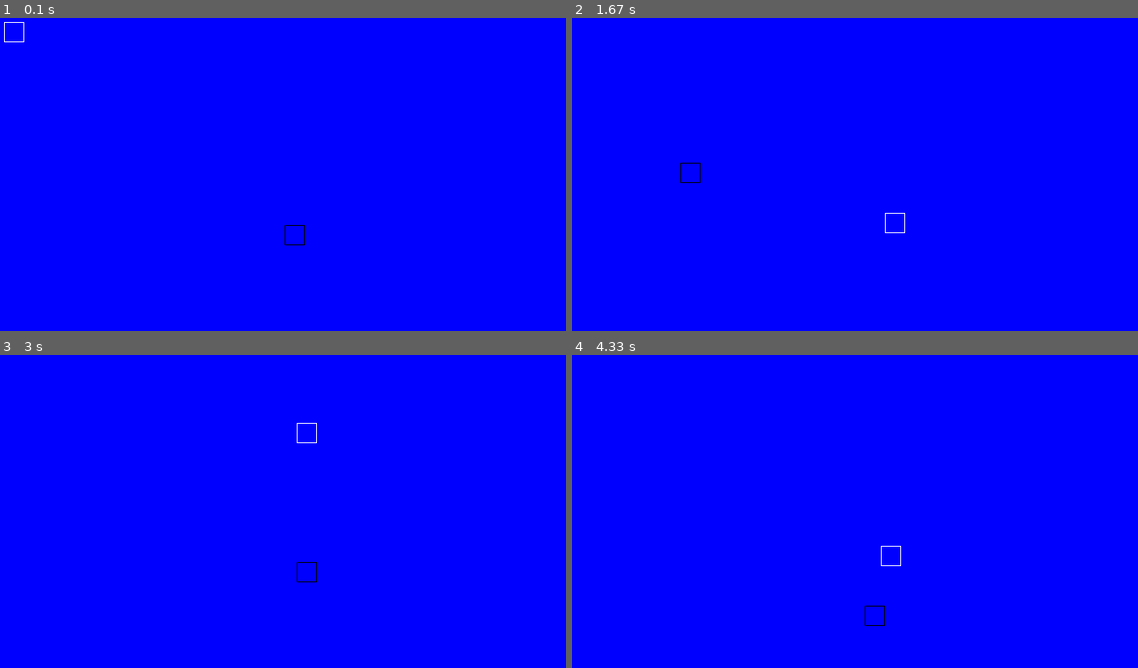
Above: before the commit, frames 1-4 (two rows, left to right).
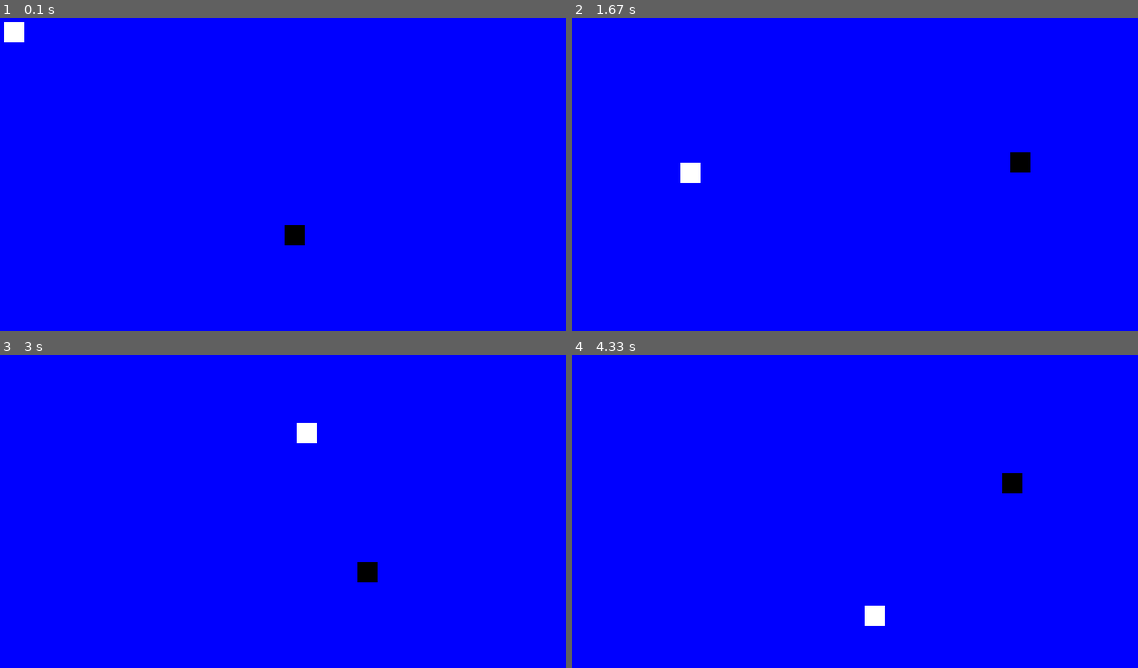
Above: after the commit, the same moments.

Repository: saegl5/myprojects
Game: pygame game, started from Codes/pygame-interaction-combined-separate-track/pygame_interaction_combined_separate_track.py
Two runs of this game, one before a commit and one after it. Both use one fixed random seed, a clock stepped at 60 frames per second and the inputs below.
Inputs (mouse positions are in pixels of both pictures, inside the frame that each line leads up to):
- Up to frame 1 (0.1 s): no input
- Up to frame 2 (1.67 s): tap Enter at 0.33 s; hold Right 0.67-1.13 s; move the mouse to (1041, 215) at 0.7 s; hold Up 1.17-1.47 s; move the mouse to (719, 227) at 1.2 s; hold Right from 1.5 s (still down); move the mouse to (679, 161) at 1.53 s
- Up to frame 3 (3 s): release Right at 1.97 s; hold Left 2-2.53 s; move the mouse to (367, 417) at 2.03 s; hold Down 2.57-2.87 s; move the mouse to (350, 599) at 2.6 s; hold Left from 2.9 s (still down); move the mouse to (294, 423) at 2.93 s
- Up to frame 4 (4.33 s): release Left at 3.3 s; hold Up 3.33-3.7 s; move the mouse to (651, 549) at 3.37 s; hold Right from 3.73 s (still down); move the mouse to (866, 605) at 3.77 s

The runs differ from the first frame. In frame 1, 0.4% of the frame differs, in the area x 0-54%, y 1-73%; in frame 2, 0.5%, in the area x 19-81%, y 42-69%; in frame 3, 0.5%; in frame 4, 0.5%.

Commit message:
updating codes

Diff:
--- a/Codes/pygame-interaction-combined-separate-track/pygame_interaction_combined_separate_track.py
+++ b/Codes/pygame-interaction-combined-separate-track/pygame_interaction_combined_separate_track.py
@@ -14,21 +14,23 @@
 # y_offset1 = 0 # redundant
 x_offset2 = 0 # reordered, for keyboard
 y_offset2 = 0
+x_increment = 0
+y_increment = 0
 click_sound = pygame.mixer.Sound("click4.ogg") # "Sound" must be capitalized, example
 
 pygame.display.set_caption("QUESTABOX's Cool Game") # title, example
-pygame.key.set_repeat(100) # 100 millisecond delay between repeats, optional
+# pygame.key.set_repeat(10) # 10 millisecond delay between repeats, optional, do later
 
 # --- Functions
 # def draw_rect(COLOR, x, y, W, H, width):
 #     pygame.draw.rect(screen, COLOR, (x, y, W, H), width)
 def draw_rect_mouse_trackpad(COLOR, x, y, W, H): # note "COLOR"
     # Draw a rectangle
-    pygame.draw.rect(screen, COLOR, (x, y, W, H), width=1)
+    pygame.draw.rect(screen, COLOR, (x, y, W, H), width=0)
 
 def draw_rect_keyboard(COLOR, x, y, W, H):
     # Draw a rectangle
-    pygame.draw.rect(screen, COLOR, (x, y, W, H), width=1)
+    pygame.draw.rect(screen, COLOR, (x, y, W, H), width=0)
 # -------------
 
 while True: # keeps display open
@@ -40,20 +42,27 @@
             # --- Mouse/keyboard events
             if action.type == pygame.MOUSEBUTTONDOWN:
                 click_sound.play()
+                # no issue with unintentional repeated mouse/trackpad clicks
             elif action.type == pygame.KEYDOWN: # "elif" means else if
                 if action.key == pygame.K_RIGHT: # note "action.key"
-                    x_offset2 += 5 # "5" is optional
+                    pygame.key.set_repeat(10) # do here
+                    x_increment = 5 # "5" is optional
                 elif action.key == pygame.K_LEFT:
-                    x_offset2 -= 5
+                    pygame.key.set_repeat(10)
+                    x_increment = -5
                 elif action.key == pygame.K_DOWN:
-                    y_offset2 += 5  # note "y_offset2," and recall that y increases going downward
+                    pygame.key.set_repeat(10)
+                    y_increment = 5 # note "y_increment," and recall that y increases going downward
                 elif action.key == pygame.K_UP:
-                    y_offset2 -= 5
+                    pygame.key.set_repeat(10)
+                    y_increment = -5
                 elif action.key == pygame.K_RETURN:
+                    # don't repeat, either
                     click_sound.play()
             elif action.type == pygame.KEYUP:
-                x_offset2 += 0
-                y_offset2 += 0
+                pygame.key.set_repeat() # don't repeat
+                x_increment = 0
+                y_increment = 0
             # -------------------------
     # --- Game logic
     pos = pygame.mouse.get_pos() # position of mouse/trackpad, returns tuple (x, y), "pos" needs to be defined here because get_pos() must be kept updated
@@ -61,27 +70,29 @@
     x_offset1 = pos[0]-size[0]/2 # move rectangle to align mouse pointer with rectangle's center point
     # y_offset = pos[1]
     y_offset1 = pos[1]-size[1]/2
+    x_offset2 += x_increment
+    y_offset2 += y_increment
     if size[0]/2+x_offset1 < 0:
         x_offset1 = -size[0]/2 # prevent rectangle from passing left edge, solved for x_offset
-    elif size[0]/2+x_offset1+25 > size[0]:
-        x_offset1 = size[0]-size[0]/2-25+0.5 # "0.5" due to anomaly
+    elif size[0]/2+x_offset1 + 25 > size[0]:
+        x_offset1 = size[0]/2 - 25 + 0.5 # simplified, "0.5" due to anomaly
     if size[1]/2+y_offset1 < 0: # note "if"
         y_offset1 = -size[1]/2 # prevent rectangle from passing top edge, solved for y_offset
-    elif size[1]/2+y_offset1+25 > size[1]:
-        y_offset1 = size[1]-size[1]/2-25+0.5
+    elif size[1]/2+y_offset1 + 25 > size[1]:
+        y_offset1 = size[1]/2 - 25 + 0.5 # simplified
     if size[0]/2+x_offset2 < 0:
         x_offset2 = -size[0]/2 # prevent rectangle from passing left edge, solved for x_offset
-    elif size[0]/2+x_offset2+25 > size[0]:
-        x_offset2 = size[0]-size[0]/2-25+0.5 # "0.5" due to anomaly
+    elif size[0]/2+x_offset2 + 25 > size[0]:
+        x_offset2 = size[0]/2 - 25 + 0.5 # simplified, "0.5" due to anomaly
     if size[1]/2+y_offset2 < 0: # note "if"
         y_offset2 = -size[1]/2 # prevent rectangle from passing top edge, solved for y_offset
-    elif size[1]/2+y_offset2+25 > size[1]:
-        y_offset2 = size[1]-size[1]/2-25+0.5
+    elif size[1]/2+y_offset2 + 25 > size[1]:
+        y_offset2 = size[1]/2 - 25 + 0.5 # simplified
     # pygame.mouse.set_pos(size[0]/2+x_offset, size[1]/2+y_offset) # otherwise, mouse/trackpad will be out of sync with keyboard
     # --------------
     screen.fill(BLUE) # clear the display
     # --- Drawing code
-    # pygame.draw.rect(screen, WHITE, (size[0]/2, size[1]/2, 25, 25), width=1)
+    # pygame.draw.rect(screen, WHITE, (size[0]/2, size[1]/2, 25, 25), width=0)
     # draw_rect(size[0]/2, size[1]/2, 25, 25) # call function and input parameters
     # draw_rect(size[0]/2+x_offset, size[1]/2+y_offset, 25, 25) # call function, input parameters, and rely on either mouse/trackpad or keyboard
     if action.type == pygame.KEYDOWN or action.type == pygame.KEYUP:
--- a/Codes/pygame-interaction-combined/pygame_interaction_combined.py
+++ b/Codes/pygame-interaction-combined/pygame_interaction_combined.py
@@ -11,17 +11,19 @@
 clock = pygame.time.Clock() # define "clock"
 x_offset = 0 # reordered
 y_offset = 0
+x_increment = 0
+y_increment = 0
 click_sound = pygame.mixer.Sound("click4.ogg") # "Sound" must be capitalized, example
 
 pygame.display.set_caption("QUESTABOX's Cool Game") # title, example
-pygame.key.set_repeat(100) # 100 millisecond delay between repeats, optional
+# pygame.key.set_repeat(10) # 10 millisecond delay between repeats, optional, do later
 
 # --- Functions
 # def draw_rect(COLOR, x, y, W, H, width):
 #     pygame.draw.rect(screen, COLOR, (x, y, W, H), width)
 def draw_rect(x, y, W, H):
     # Draw a rectangle
-    pygame.draw.rect(screen, WHITE, (x, y, W, H), width=1)
+    pygame.draw.rect(screen, WHITE, (x, y, W, H), width=0)
 # -------------
 
 while True: # keeps display open
@@ -38,36 +40,45 @@
             y_offset = pos[1]-size[1]/2
             if action.type == pygame.MOUSEBUTTONDOWN:
                 click_sound.play()
+                # no issue with unintentional repeated mouse/trackpad clicks
             elif action.type == pygame.KEYDOWN: # "elif" means else if
                 if action.key == pygame.K_RIGHT: # note "action.key"
-                    x_offset += 5 # "5" is optional
+                    pygame.key.set_repeat(10) # do here
+                    x_increment = 5 # "5" is optional
                 elif action.key == pygame.K_LEFT:
-                    x_offset -= 5
+                    pygame.key.set_repeat(10)
+                    x_increment = -5
                 elif action.key == pygame.K_DOWN:
-                    y_offset += 5  # note "y_offset," and recall that y increases going downward
+                    pygame.key.set_repeat(10)
+                    y_increment = 5 # note "y_increment," and recall that y increases going downward
                 elif action.key == pygame.K_UP:
-                    y_offset -= 5
+                    pygame.key.set_repeat(10)
+                    y_increment = -5
                 elif action.key == pygame.K_RETURN:
+                    # don't repeat, either
                     click_sound.play()
             elif action.type == pygame.KEYUP:
-                x_offset += 0
-                y_offset += 0
+                pygame.key.set_repeat() # don't repeat
+                x_increment = 0
+                y_increment = 0
             # -------------------------
     # --- Game logic
     # Mouse logic rerouted above mouse/keyboard events, otherwise keyboard events would be ignored
+    x_offset += x_increment
+    y_offset += y_increment
     if size[0]/2+x_offset < 0:
         x_offset = -size[0]/2 # prevent rectangle from passing left edge, solved for x_offset
-    elif size[0]/2+x_offset+25 > size[0]:
-        x_offset = size[0]-size[0]/2-25+0.5 # "0.5" due to anomaly
+    elif size[0]/2+x_offset + 25 > size[0]:
+        x_offset = size[0]/2 - 25 + 0.5 # simplified, "0.5" due to anomaly
     if size[1]/2+y_offset < 0: # note "if"
         y_offset = -size[1]/2 # prevent rectangle from passing top edge, solved for y_offset
-    elif size[1]/2+y_offset+25 > size[1]:
-        y_offset = size[1]-size[1]/2-25+0.5
+    elif size[1]/2+y_offset + 25 > size[1]:
+        y_offset = size[1]/2 - 25 + 0.5 # simplified
     pygame.mouse.set_pos(size[0]/2+x_offset, size[1]/2+y_offset) # otherwise, mouse/trackpad will be out of sync with keyboard
     # --------------
     screen.fill(BLUE) # clear the display
     # --- Drawing code
-    # pygame.draw.rect(screen, WHITE, (size[0]/2, size[1]/2, 25, 25), width=1)
+    # pygame.draw.rect(screen, WHITE, (size[0]/2, size[1]/2, 25, 25), width=0)
     # draw_rect(size[0]/2, size[1]/2, 25, 25) # call function and input parameters
     draw_rect(size[0]/2+x_offset, size[1]/2+y_offset, 25, 25) # call function, input parameters, and rely on either mouse/trackpad or keyboard
     # ----------------
--- a/Codes/pygame-interaction-part-4/pygame_interaction_part_4.py
+++ b/Codes/pygame-interaction-part-4/pygame_interaction_part_4.py
@@ -11,17 +11,19 @@
 clock = pygame.time.Clock() # define "clock"
 x_offset = 0 # reordered
 y_offset = 0
+x_increment = 0
+y_increment = 0
 click_sound = pygame.mixer.Sound("click4.ogg") # "Sound" must be capitalized, example
 
 pygame.display.set_caption("QUESTABOX's Cool Game") # title, example
-pygame.key.set_repeat(100) # 100 millisecond delay between repeats, optional
+# pygame.key.set_repeat(10) # 10 millisecond delay between repeats, optional, do later
 
 # --- Functions
 # def draw_rect(COLOR, x, y, W, H, width):
 #     pygame.draw.rect(screen, COLOR, (x, y, W, H), width)
 def draw_rect(x, y, W, H):
     # Draw a rectangle
-    pygame.draw.rect(screen, WHITE, (x, y, W, H), width=1)
+    pygame.draw.rect(screen, WHITE, (x, y, W, H), width=0)
 # -------------
 
 while True: # keeps display open
@@ -32,32 +34,40 @@
         # --- Mouse/keyboard events
         elif action.type == pygame.KEYDOWN: # "elif" means else if
             if action.key == pygame.K_RIGHT: # note "action.key"
-                x_offset += 5 # "5" is optional
+                pygame.key.set_repeat(10) # do here
+                x_increment = 5 # "5" is optional
             elif action.key == pygame.K_LEFT:
-                x_offset -= 5
+                pygame.key.set_repeat(10)
+                x_increment = -5
             elif action.key == pygame.K_DOWN:
-                y_offset += 5  # note "y_offset," and recall that y increases going downward
+                pygame.key.set_repeat(10)
+                y_increment = 5 # note "y_increment," and recall that y increases going downward
             elif action.key == pygame.K_UP:
-                y_offset -= 5
+                pygame.key.set_repeat(10)
+                y_increment = -5
             elif action.key == pygame.K_RETURN:
+                # don't repeat, either
                 click_sound.play()
         elif action.type == pygame.KEYUP:
-            x_offset += 0
-            y_offset += 0
+            pygame.key.set_repeat() # don't repeat
+            x_increment = 0
+            y_increment = 0
         # -------------------------
     # --- Game logic
+    x_offset += x_increment
+    y_offset += y_increment
     if size[0]/2+x_offset < 0:
         x_offset = -size[0]/2 # prevent rectangle from passing left edge, solved for x_offset
-    elif size[0]/2+x_offset+25 > size[0]:
-        x_offset = size[0]-size[0]/2-25
+    elif size[0]/2+x_offset + 25 > size[0]:
+        x_offset = size[0]/2 - 25 # simplified
     if size[1]/2+y_offset < 0: # note "if"
         y_offset = -size[1]/2 # prevent rectangle from passing top edge, solved for y_offset
-    elif size[1]/2+y_offset+25 > size[1]:
-        y_offset = size[1]-size[1]/2-25
+    elif size[1]/2+y_offset + 25 > size[1]:
+        y_offset = size[1]/2 - 25 # simplified
     # --------------
     screen.fill(BLUE) # clear the display
     # --- Drawing code
-    # pygame.draw.rect(screen, WHITE, (size[0]/2, size[1]/2, 25, 25), width=1)
+    # pygame.draw.rect(screen, WHITE, (size[0]/2, size[1]/2, 25, 25), width=0)
     # draw_rect(size[0]/2, size[1]/2, 25, 25) # call function and input parameters
     draw_rect(size[0]/2+x_offset, size[1]/2+y_offset, 25, 25) # call function, input parameters, and rely on keyboard
     # ----------------
